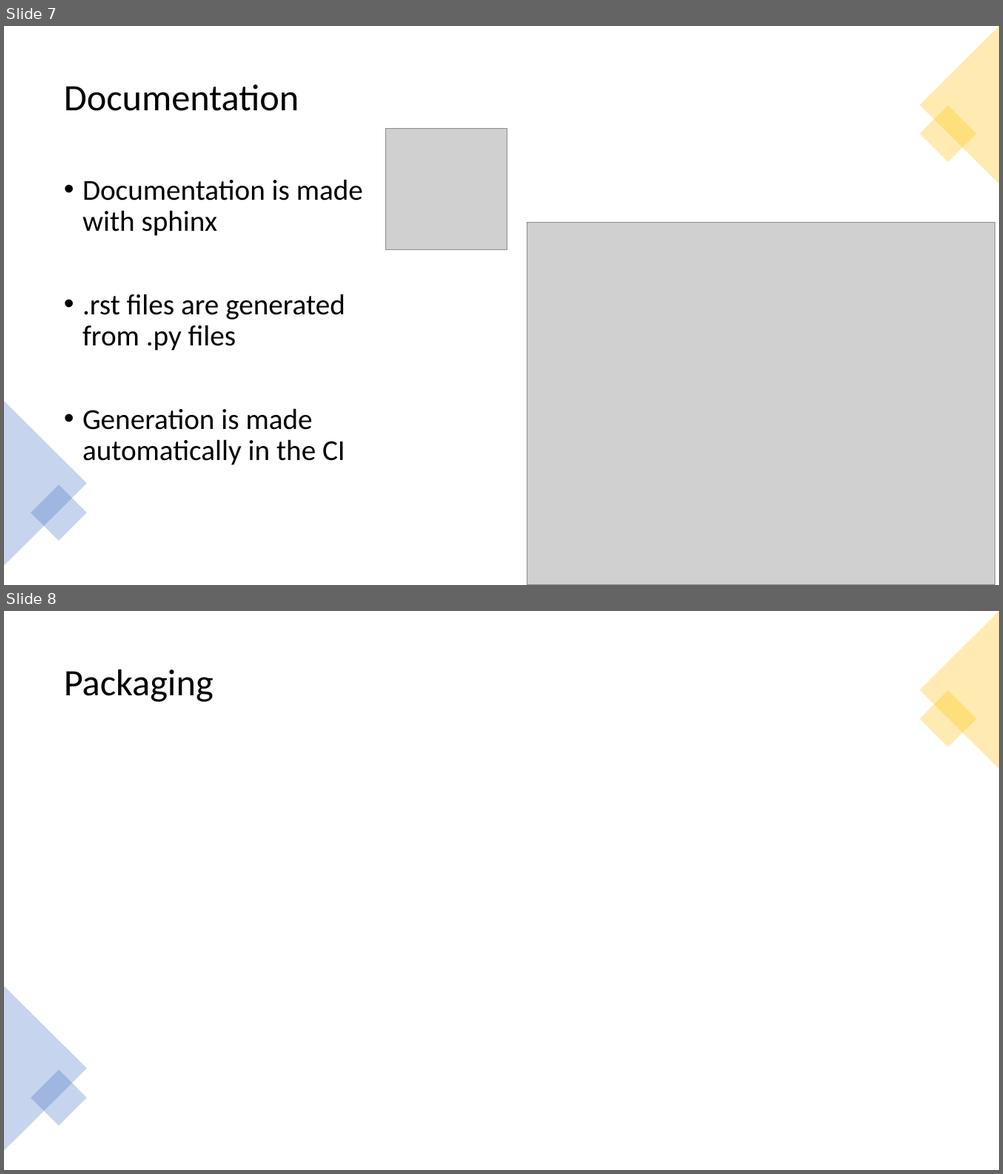
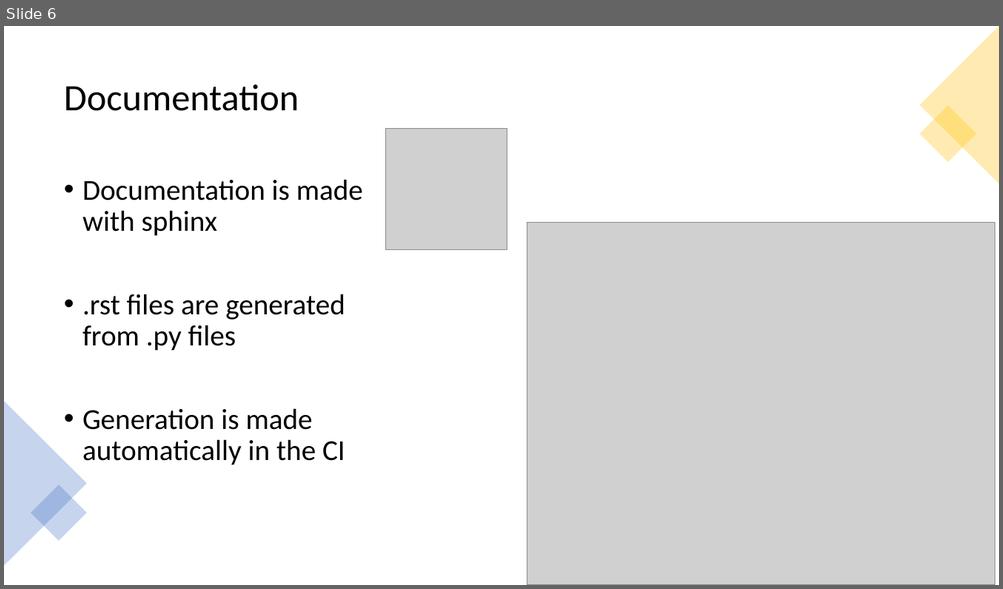
Before and after one commit to Laurasid/M05_Project, a slide deck: pres_full.pptx. Shown one above the other, each under a label of ours: slides 7 and 8 before the commit, slide 6 after it. The pictures are 1003x1174 and 1003x589 pixels, drawn with LibreOffice and Linux fonts; fonts in the diff are those of the drawing; grey boxes stand for pictures. Boxes give left, top, right and bottom in pixels: in the first picture for what was removed or moved away, otherwise in the second. Text is boxed around its words. In the diff, an @@ line names an element or a change of style, - is before the commit and + after.

```diff
--- a/pres_full.pptx
+++ b/pres_full.pptx
@@ slide 8 removed at <box>4,611,999,1170</box>, background #FFFFFF @@
@@ triangle removed at <box>919,611,999,769</box> @@
@@ title removed at <box>64,669,213,702</box> @@
-Packaging
@@ rectangle removed at <box>919,691,976,748</box> @@
@@ triangle removed at <box>4,986,87,1151</box> @@
@@ rectangle removed at <box>31,1070,87,1126</box> @@
@@ what was slide 7 is now slide 6 @@
```
Also in this commit, not shown: 4 slides changed, 2 slides added, 2 other slides removed.
